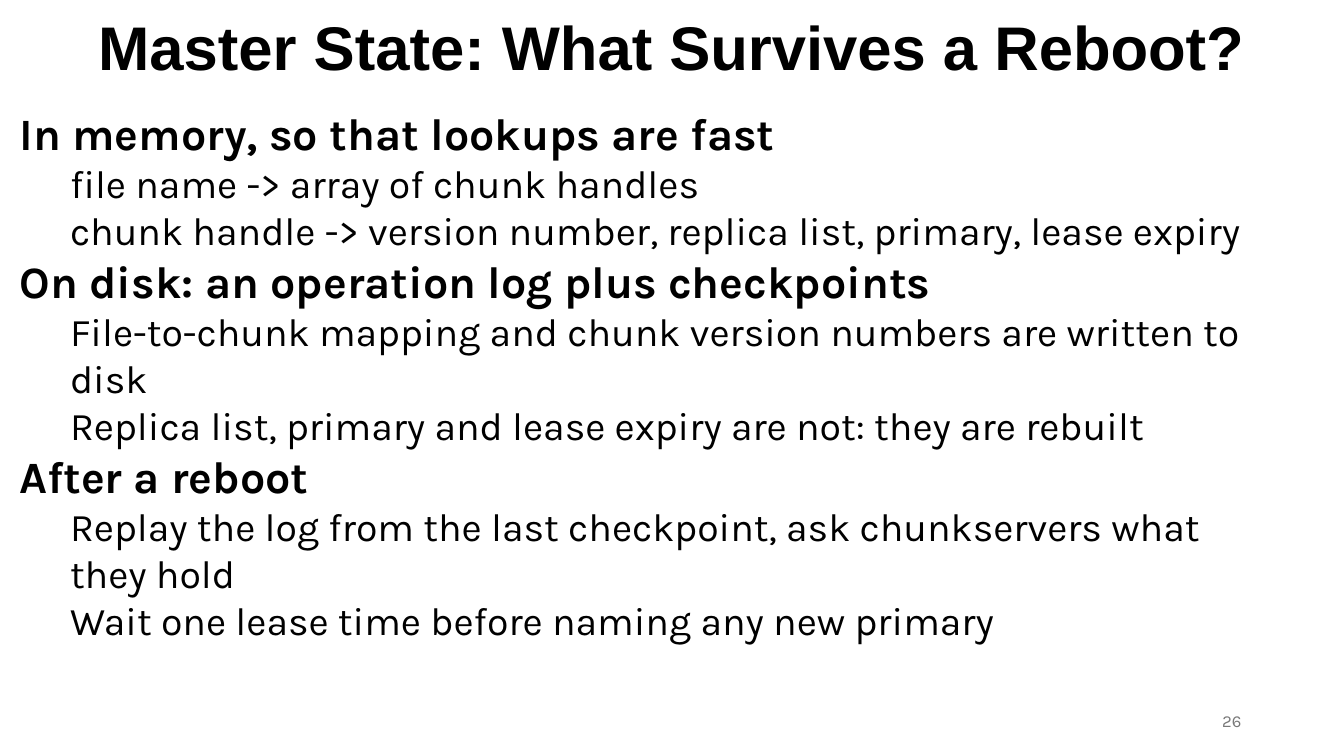
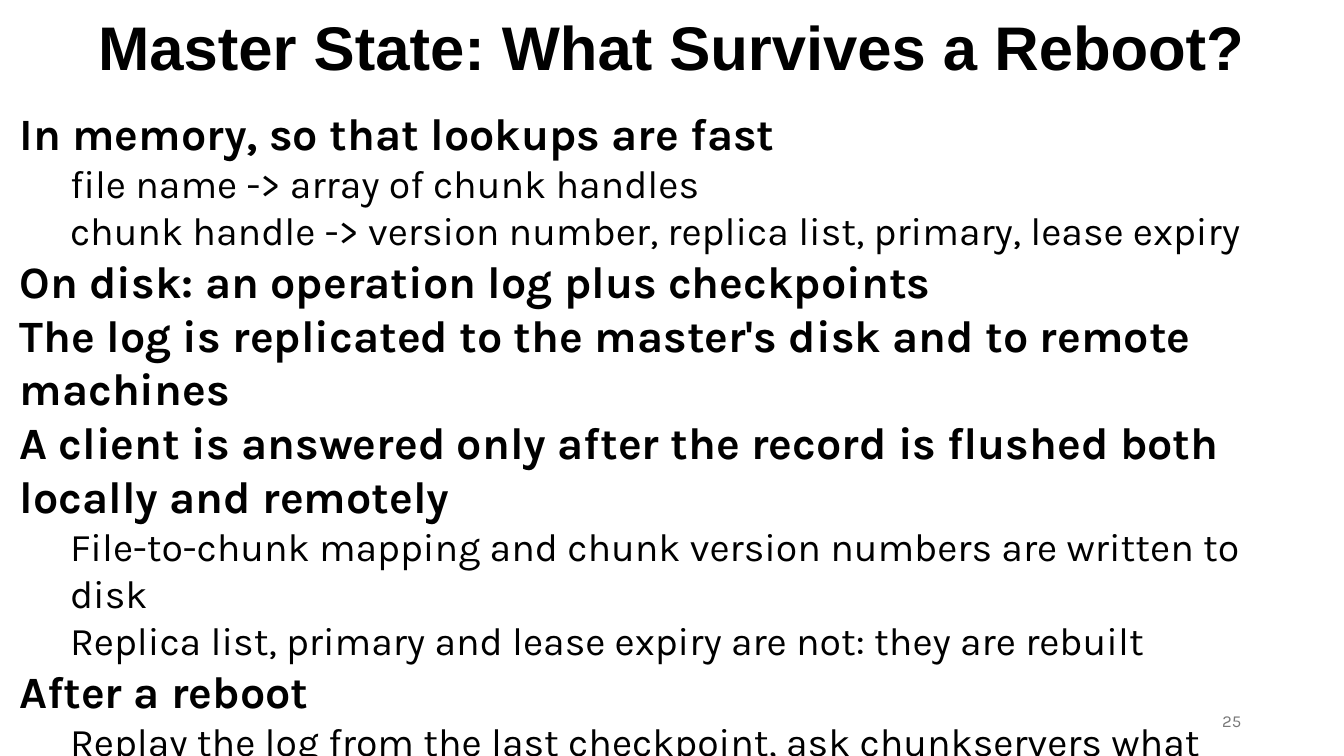
Before and after one commit to ec528/ec528.github.io, a slide deck: slide 25 of slides/fall26/4-gfs.pptx (slide 26 before the commit). Drawn at 1344x756 pixels with LibreOffice and Linux fonts; fonts in the diff are those of the drawing. Boxes give left, top, right and bottom in pixels: in the first picture for what was removed or moved away, otherwise in the second. Text is boxed around its words. In the diff, an @@ line names an element or a change of style, - is before the commit and + after.

```diff
--- a/slides/fall26/4-gfs.pptx
+++ b/slides/fall26/4-gfs.pptx
@@ text at (20, 320, 1218, 524): paragraphs added @@
+The log is replicated to the master's disk and to remote machines
+A client is answered only after the record is flushed both locally and remotely
@@ page number at (1222, 716, 1241, 727): text changed @@
-26
+25
```
Also in this commit, not shown: 2 other slides changed, 1 slide removed.
